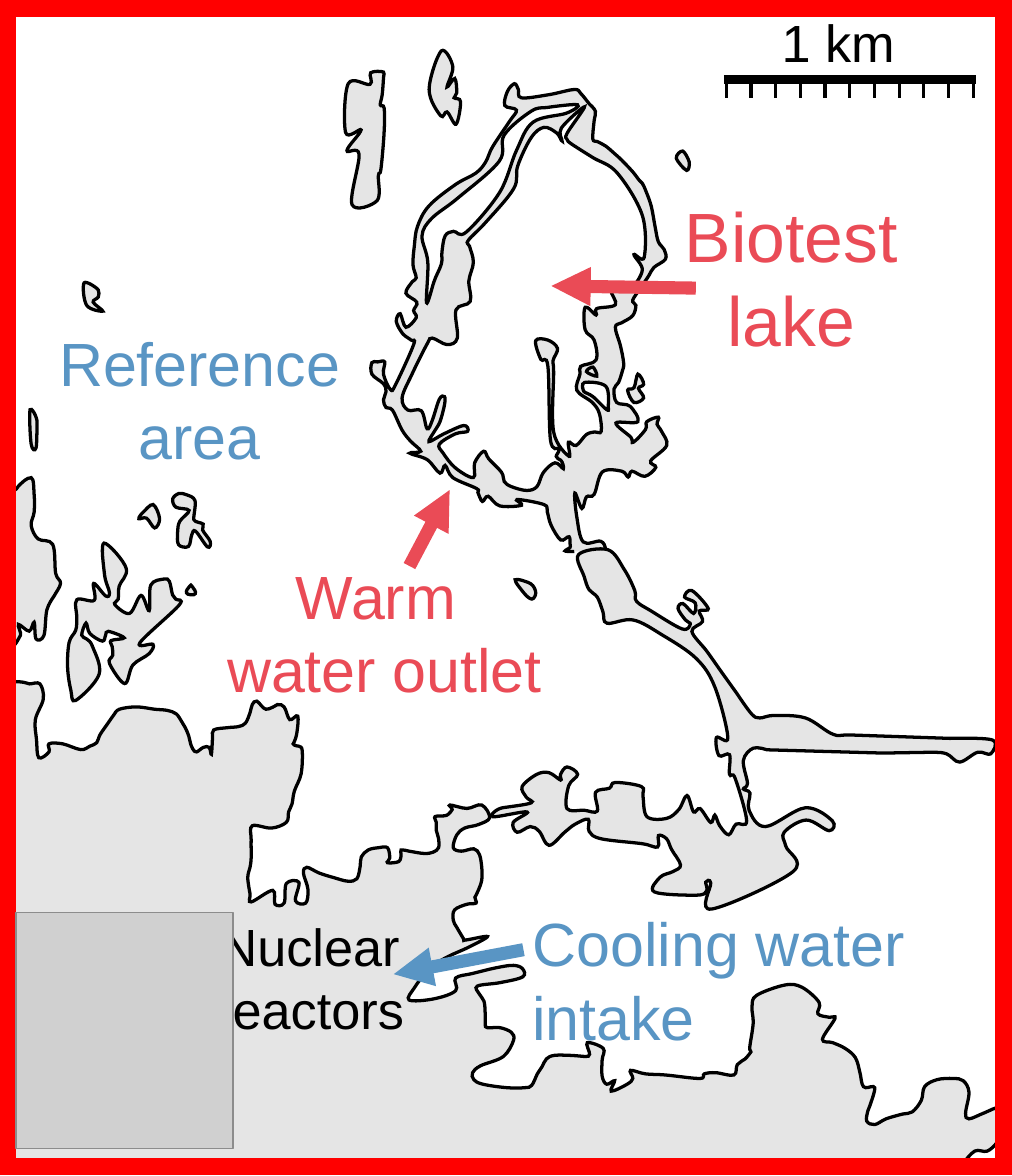
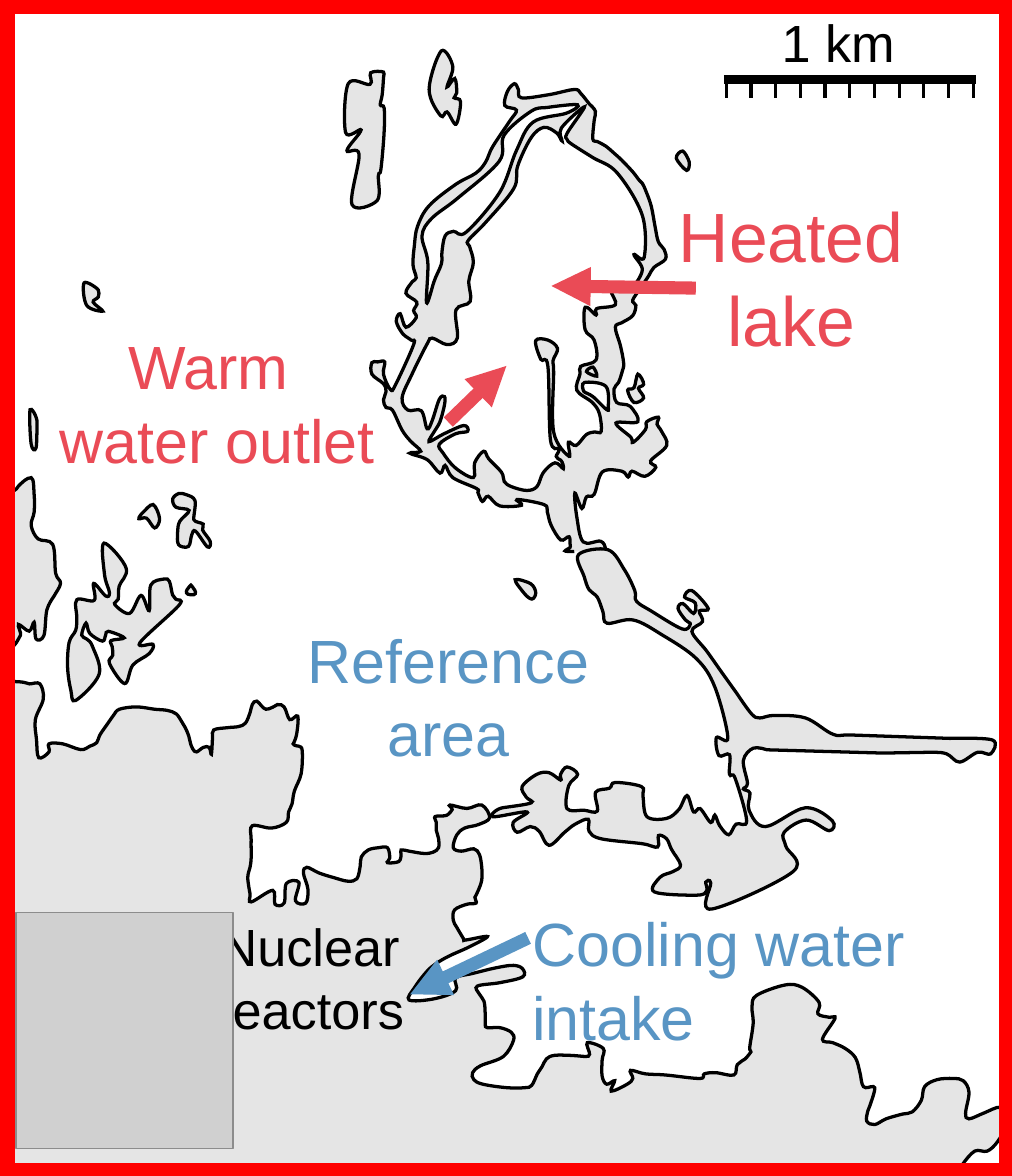
Before and after one commit to maxlindmark/warm-life-history, a slide deck: slide 1 of figures/maps/biotest_map.pptx. Drawn at 1012x1176 pixels with LibreOffice and Linux fonts; fonts in the diff are those of the drawing; grey boxes stand for pictures. Boxes give left, top, right and bottom in pixels: in the first picture for what was removed or moved away, otherwise in the second. Text is boxed around its words. In the diff, an @@ line names an element or a change of style, - is before the commit and + after.

```diff
--- a/figures/maps/biotest_map.pptx
+++ b/figures/maps/biotest_map.pptx
@@ rectangle: place and size @@
-rectangle at [8,9,1004,1167]
+rectangle at [6,5,1007,1170]
@@ text at [679,211,904,347]: text changed @@
-Biotest lake
+Heated lake
@@ text "Warm" rewrapped from [227,577,542,704] to [60,347,374,464] @@
@@ arrow moved from (409, 566) - (450, 490) to (448, 421) - (506, 365) @@
@@ text "Reference area": place and size @@
-text "Reference area" at [59,342,340,460]
+text "Reference area" at [308,639,589,757]
@@ arrow moved from (523, 949) - (393, 973) to (528, 937) - (410, 993) @@
```
Also in this commit, not shown: 14 other files.
